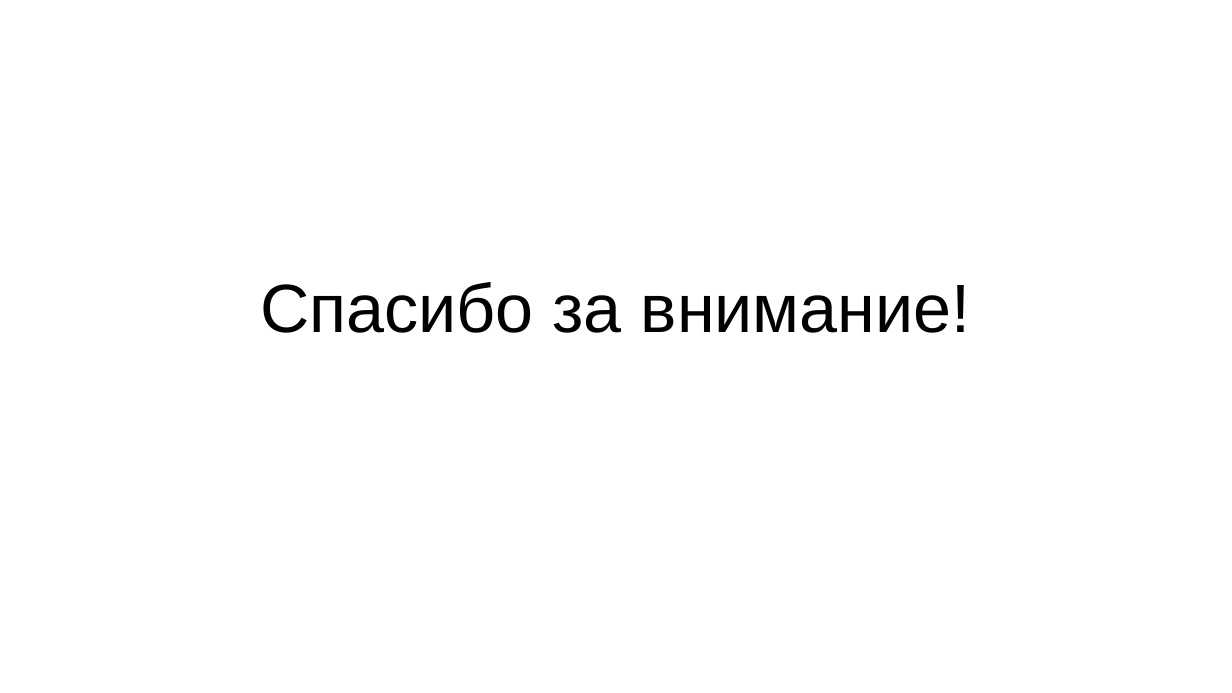
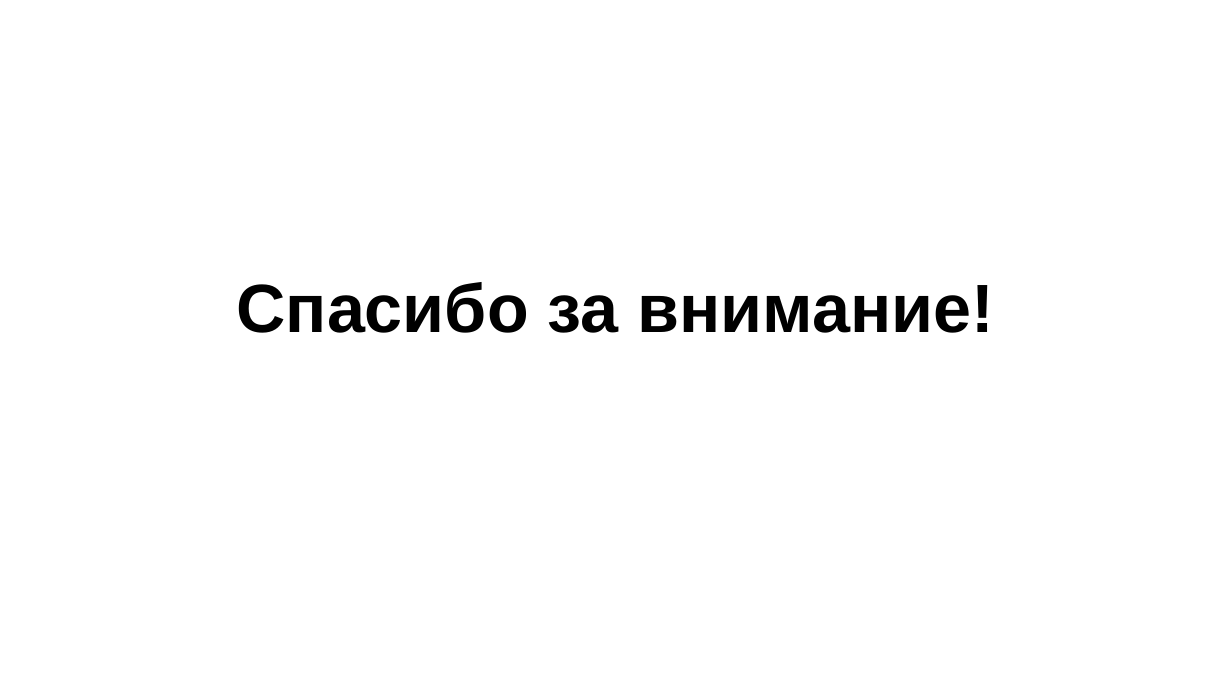
Before and after one commit to vaidzelevich/snow_cleaning_schedule, a slide deck: slide 5 of presentation.odp (slide 4 before the commit). Drawn at 1232x693 pixels with LibreOffice and Linux fonts; fonts in the diff are those of the drawing. Boxes give left, top, right and bottom in pixels: in the first picture for what was removed or moved away, otherwise in the second. Text is boxed around its words. In the diff, an @@ line names an element or a change of style, - is before the commit and + after.

```diff
--- a/presentation.odp
+++ b/presentation.odp
@@ title "Спасибо за внимание!" at [236,282,995,333]: bold on @@
```
Also in this commit, not shown: 2 other slides changed, 1 slide added, 3 other files.
